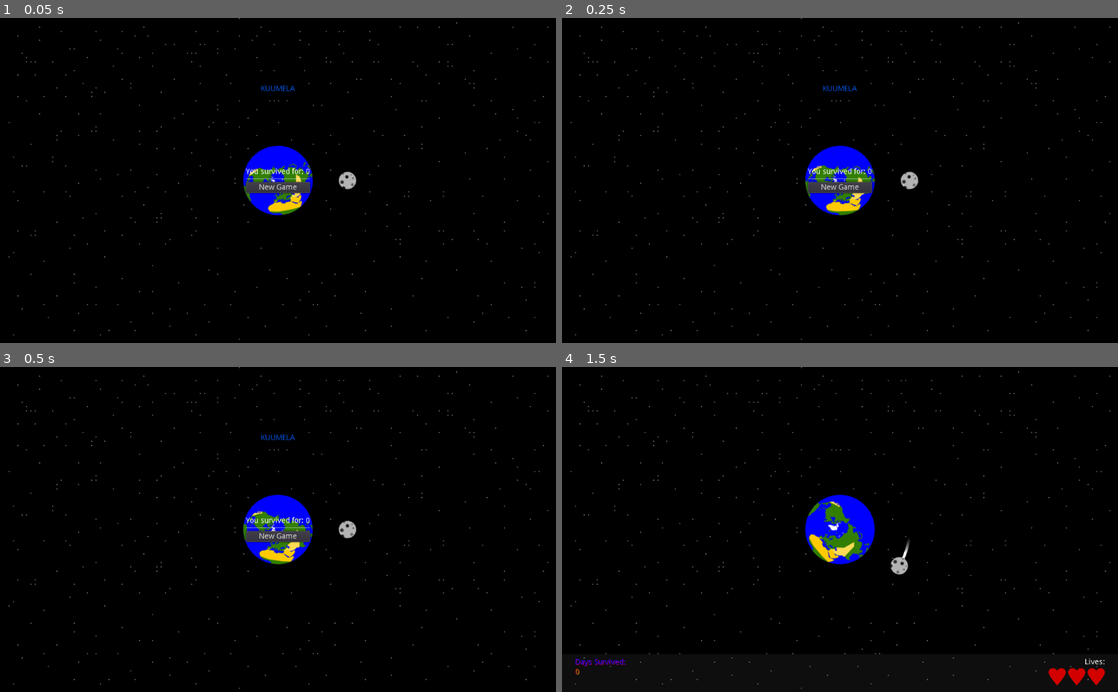
Above: before the commit, frames 1-4 (two rows, left to right).
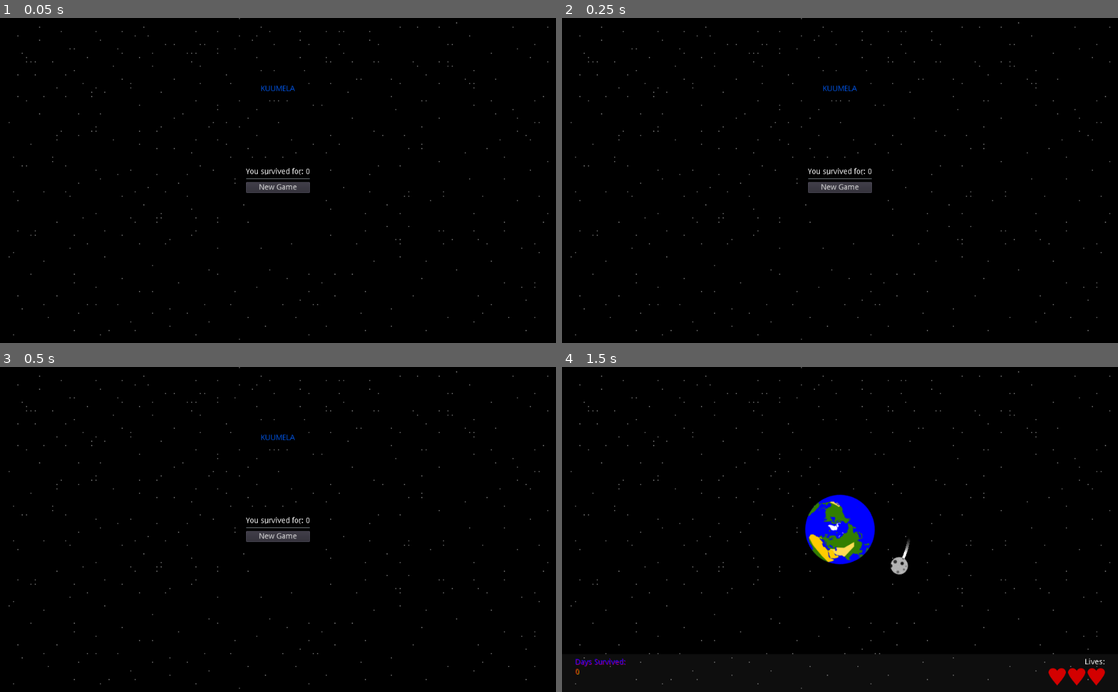
Above: after the commit, the same moments.

Repository: kreivi/Kuumela
Game: Godot game, scene res://main/main.tscn
The game is run twice, just before and just after one commit, with the same random seed, the same clock (stepped at 60 frames per second) and the same inputs.
Inputs:
- Up to frame 1 (0.05 s): no input
- Up to frame 2 (0.25 s): no input
- Up to frame 3 (0.5 s): no input
- Up to frame 4 (1.5 s): click "New Game" at 0.5 s; hold D (clockwise) from 1.28 s (still down)

The runs differ from the first frame. In frame 1, 1.9% of the frame differs, in the area x 43-65%, y 39-61%; in frame 2, 1.9%; in frame 3, 1.9%; in frame 4, nothing differs.

Commit message:
Hide earth when game is not in progress

Diff:
--- a/world/world.gd
+++ b/world/world.gd
@@ -7,11 +7,13 @@
 	randomize()
 
 func new_game():
+	$Earth.visible = true
 	$AsteroidSpawner.start()
 
 func game_over():
 	get_tree().call_group('asteroids', 'queue_free')
 	$AsteroidSpawner.stop()
+	$Earth.visible = false
 
 func spawn_asteroid():
 	# Pick random point to spawn asteroid from
